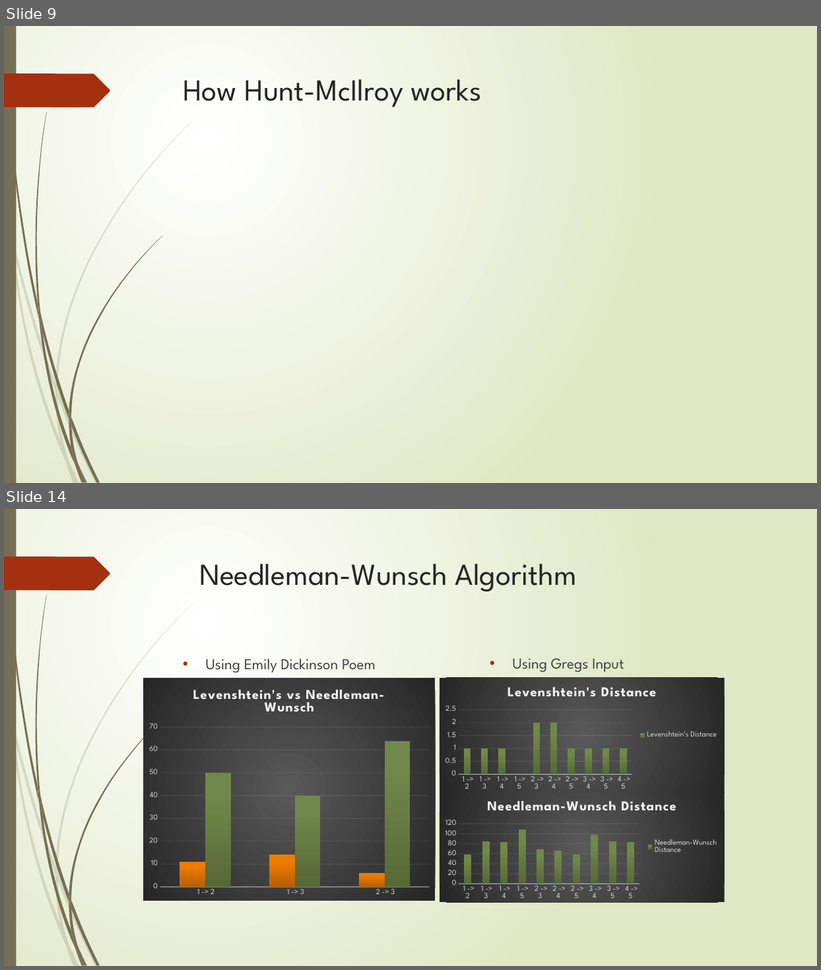
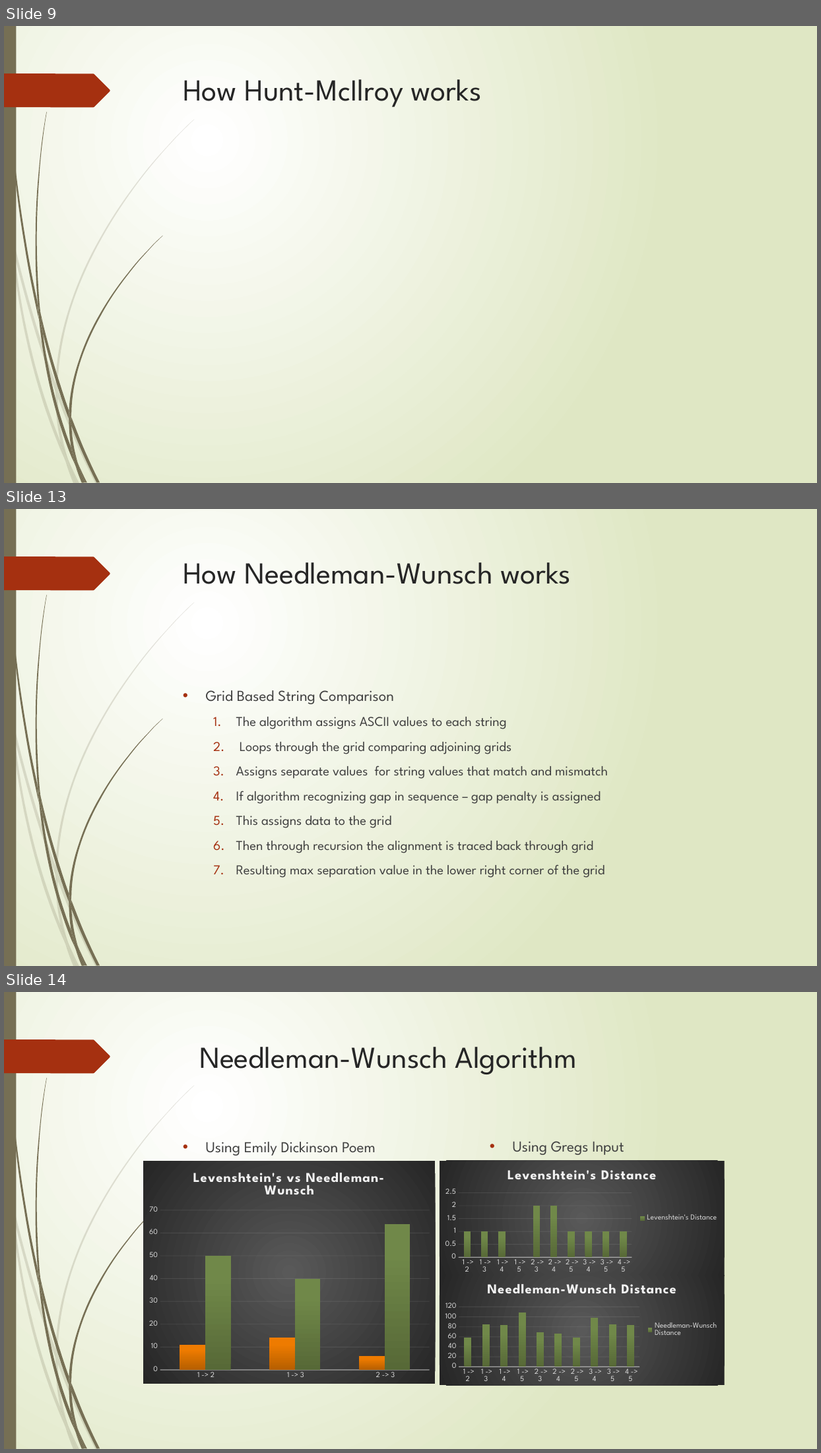
Before and after one commit to AthensStateComputerScience/DigitalHumanities, a slide deck: PowerPoint/Digital Humanities.pptx. Shown one above the other, each under a label of ours: slides 9 and 14 before the commit, slides 9, 13 and 14 after it; the slides between them are not shown. The pictures are 821x970 and 821x1453 pixels, drawn with LibreOffice and Linux fonts; fonts in the diff are those of the drawing; grey boxes stand for pictures. Boxes give left, top, right and bottom in pixels: in the first picture for what was removed or moved away, otherwise in the second. Text is boxed around its words. In the diff, an @@ line names an element or a change of style, - is before the commit and + after.

```diff
--- a/PowerPoint/Digital Humanities.pptx
+++ b/PowerPoint/Digital Humanities.pptx
@@ slide 13 added at box(4, 509, 817, 966), background gradient #FFFFFF to #DFE8C4; not listed: 24 template elements that a slide beside it also shows @@
@@ title added at box(183, 562, 571, 584), 36 pt, text #262626 @@
+How Needleman-Wunsch works
@@ text added at box(206, 691, 608, 878), 16 pt, text #404040 @@
+• Grid Based String Comparison
+  1. The algorithm assigns ASCII values to each string
+  2. Loops through the grid comparing adjoining grids
+  3. Assigns separate values for string values that match and mismatch
+  4. If algorithm recognizing gap in sequence – gap penalty is assigned
+  5. This assigns data to the grid
+  6. Then through recursion the alignment is traced back through grid
+  7. Resulting max separation value in the lower right corner of the grid
```
Also in this commit, not shown: 2 slides changed, 1 slide removed.
